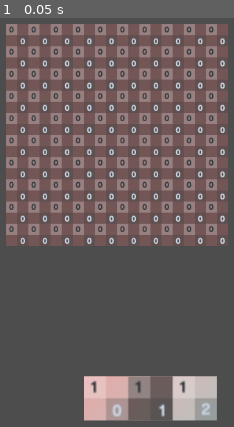
Above: before the commit, frame 1.
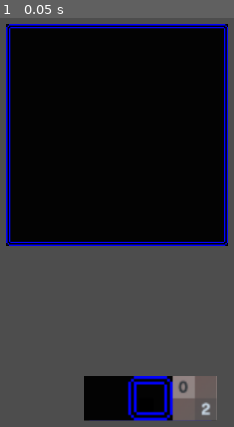
Above: after the commit, the same moment.

Repository: ScottGarryFoster/Game-PacmanInGodot
Game: Godot game, scene res://Scenes/LevelDesigner/LevelDesigner.tscn
Same seed, same stepped clock (60 frames per second), same inputs: the game is played once before the commit and once after it.
Inputs:
- Up to frame 1 (0.05 s): no input

The runs differ from the first frame. In frame 1, 58% of the frame differs, in the area x 2-98%, y 1-99%.

Commit message:
Added ability to paint tiles

Diff:
--- a/Pacman/Scenes/LevelDesigner/DesignerTile/DesignerTile.tscn
+++ b/Pacman/Scenes/LevelDesigner/DesignerTile/DesignerTile.tscn
@@ -2,7 +2,7 @@
 
 [ext_resource type="Script" path="res://Scenes/LevelDesigner/DesignerTile/DesignerTile.gd" id="1_exauk"]
 [ext_resource type="Shader" path="res://Library/Shaders/TileShader.gdshader" id="1_mgbci"]
-[ext_resource type="Texture2D" uid="uid://cvl4o7jfk33w7" path="res://Media/Tilesets/TestTileset copy.png" id="2_gwkkp"]
+[ext_resource type="Texture2D" uid="uid://d3p8hkf7nok8q" path="res://Media/Tilesets/PacmanLevel.png" id="3_7ie5w"]
 
 [sub_resource type="ShaderMaterial" id="ShaderMaterial_xwp36"]
 resource_local_to_scene = true
@@ -22,7 +22,7 @@
 offset_right = 40.0
 offset_bottom = 40.0
 mouse_filter = 0
-texture = ExtResource("2_gwkkp")
+texture = ExtResource("3_7ie5w")
 
 [node name="CollisionShape2D" type="CollisionShape2D" parent="."]
 position = Vector2(160, 160)
--- a/Pacman/Scenes/LevelDesigner/LevelArea/LevelArea.gd
+++ b/Pacman/Scenes/LevelDesigner/LevelArea/LevelArea.gd
@@ -23,6 +23,9 @@
 
 ## Stores all tiles in the chooser.
 var SelectableTileCollection = []
+
+## Stores the selected values as what is painted does match what is seen
+var PaintedValues = []
 
 # Called when the node enters the scene tree for the first time.
 func _ready() -> void:
@@ -49,6 +52,7 @@
 		for x in range(GridSize.x):
 			var currentTile = DesignerTileScene.instantiate()
 			SelectableTileCollection.append(currentTile)
+			PaintedValues.append(Vector2i(0, 0))
 
 			# Move to correct position
 			currentTile.position = currentLocation;
@@ -71,6 +75,8 @@
 		# end for x
 		currentLocation.x = StartLocation.x
 		currentLocation.y += PixelSizeForEachTile.y
+
+	RunAllRules()
 	pass
 
 func OnTileSelected(contextToUs: Vector2i, shaderTile: Vector2i):
@@ -88,6 +94,153 @@
 	if tilePosition.y > GridSize.y - 1:
 		return false
 
-	var indexOfPosition : int = tilePosition.y * GridSize.x + tilePosition.x;
-	SelectableTileCollection[indexOfPosition].SetTile(shaderTile)
+	var indexOfPosition : int = GetIndexFromPosition(tilePosition)
+	PaintedValues[indexOfPosition] = shaderTile;
+	RunAllRules()
 	return true
+
+func GetIndexFromPosition(position: Vector2i) -> int:
+	return position.y * GridSize.x + position.x;
+
+func RunAllRules():
+	for y in range(GridSize.y):
+		for x in range(GridSize.x):
+			var topLeft = Vector2i(-1, -1)
+			var top = Vector2i(-1, -1)
+			var topRight = Vector2i(-1, -1)
+
+			var left = Vector2i(-1, -1)
+			var tile = Vector2i(-1, -1)
+			var right = Vector2i(-1, -1)
+
+			var bottomLeft = Vector2i(-1, -1)
+			var bottom = Vector2i(-1, -1)
+			var bottomRight = Vector2i(-1, -1)
+
+			var tilePosition = Vector2i(x , y)
+			var indexOfPosition : int = GetIndexFromPosition(tilePosition)
+			tile = PaintedValues[indexOfPosition]
+
+			# --- Left ---
+
+			if x > 0 && y > 0:
+				# Tile is not on top left or top edge - set Top Left
+				var tlPosition = Vector2i(x - 1, y - 1)
+				var tlIndex : int = GetIndexFromPosition(tlPosition)
+				topLeft = PaintedValues[tlIndex]
+
+			if x > 0:
+				# Tile is not on top left edge - set Left
+				var lPosition = Vector2i(x - 1, y)
+				var lIndex : int = GetIndexFromPosition(lPosition)
+				left = PaintedValues[lIndex]
+
+			if x > 0 && y + 1 < GridSize.y:
+				# Tile is not on top left or bottom edge - set Bottom Left
+				var blPosition = Vector2i(x - 1, y + 1)
+				var blIndex : int = GetIndexFromPosition(blPosition)
+				bottomLeft = PaintedValues[blIndex]
+
+			# --- Middle ---
+
+			if y > 0:
+				# Tile is not on top edge - set top
+				var tPosition = Vector2i(x, y - 1)
+				var tIndex : int = GetIndexFromPosition(tPosition)
+				top = PaintedValues[tIndex]
+
+			if y + 1 < GridSize.y:
+				# Tile is not on bottom edge - set bottom
+				var bPosition = Vector2i(x, y + 1)
+				var bIndex : int = GetIndexFromPosition(bPosition)
+				bottom = PaintedValues[bIndex]
+
+
+			# --- Right ---
+
+			if x + 1 < GridSize.x && y > 0:
+				# Tile is not on top right or top edge - set Top Right
+				var trPosition = Vector2i(x + 1, y - 1)
+				var trIndex : int = GetIndexFromPosition(trPosition)
+				topRight = PaintedValues[trIndex]
+
+			if x + 1 < GridSize.x:
+				# Tile is not on top right edge - set Right
+				var rPosition = Vector2i(x + 1, y)
+				var rIndex : int = GetIndexFromPosition(rPosition)
+				right = PaintedValues[rIndex]
+
+			if x + 1 < GridSize.x && y + 1 < GridSize.y:
+				# Tile is not on top right or bottom edge - set Bottom Right
+				var brPosition = Vector2i(x + 1, y + 1)
+				var brIndex : int = GetIndexFromPosition(brPosition)
+				bottomRight = PaintedValues[brIndex]
+
+			# Now values are gathered run the rule:
+			var result : Vector2i = RunRule(topLeft, top, topRight, left, tile, right, bottomLeft, bottom, bottomRight)
+			SelectableTileCollection[indexOfPosition].SetTile(result)
+	pass
+
+
+func RunRule(
+	tl: Vector2i, t: Vector2i, tr: Vector2i,
+	l: Vector2i, tile: Vector2i, r: Vector2i,
+	bl: Vector2i, b: Vector2i, br: Vector2i
+	) -> Vector2i:
+
+	if tile.x == 0 && tile.y == 0:
+		if l.x == -1 && l.y == -1:
+			if t.x == -1 && t.y == -1:
+				return Vector2i(0, 1)
+			if b.x == -1 && b.y == -1:
+				return Vector2i(0, 3)
+			return Vector2i(0, 2)
+
+		if r.x == -1 && r.y == -1:
+			if t.x == -1 && t.y == -1:
+				return Vector2i(2, 1)
+			if b.x == -1 && b.y == -1:
+				return Vector2i(2, 3)
+			return Vector2i(2, 2)
+
+		if b.x == -1 && b.y == -1:
+			return Vector2i(1, 3)
+
+		if t.x == -1 && t.y == -1:
+			return Vector2i(1, 1)
+
+		return Vector2i(1, 2)
+
+	if tile.x == 1 && tile.y == 0:
+		if t.x == -1 && t.y == -1:
+			if l.x == -1 && l.y == -1:
+				# In top left corner
+				if r.x == 0 && r.y == 0 && b.x == 0 && b.y == 0:
+					return Vector2i(5, 3)
+				if b.x == 0 && b.y == 0:
+					return Vector2i(3, 3)
+
+			if r.x == -1 && r.y == -1:
+				# In top right corner
+				if b.x == 0 && b.y == 0 && l.x == 0 && l.y == 0:
+					return Vector2i(6, 3)
+				if b.x == 0 && b.y == 0:
+					return Vector2i(4, 3)
+
+			if l.x == 0 && l.y == 0 && r.x == 0 && r.y == 0:
+				return Vector2i(3, 2)
+			# Same to Right. Blank to Left
+			if r.x == 1 && r.y == 0 && l.x == 0 && l.y == 0:
+				return Vector2i(4, 2)
+			# Same LR
+			if r.x == 1 && r.y == 0 && l.x == 1 && l.y == 0:
+				return Vector2i(5, 2)
+			# Same to Left. Blank to Right
+			if l.x == 1 && l.y == 0 && r.x == 0 && r.y == 0:
+				return Vector2i(6, 2)
+
+		# Default to black if we cannot figure it out
+		return RunRule(tl, t, tr, l, Vector2i(0 , 0), r, bl, b, br)
+
+	# Literal default to black
+	return Vector2i(0, 0)
--- a/Pacman/Scenes/LevelDesigner/LevelDesigner.gd
+++ b/Pacman/Scenes/LevelDesigner/LevelDesigner.gd
@@ -20,18 +20,18 @@
 	# Setup Selected Tile
 	$SelectedTile.visible = false
 	SelectedTile = Vector2i(-1, -1)
-	pass # Replace with function body.
+	return
 
 # Called every frame. 'delta' is the elapsed time since the previous frame.
 func _process(delta: float) -> void:
-	pass
+	return
 
 ## Updates the Selected Tile to the one from the Tile Chooser
 func OnSelectedNewTile(tilePosition: Vector2i):
 	$SelectedTile.SetTile(tilePosition)
 	$SelectedTile.visible = true
 	SelectedTile = tilePosition
-	pass
+	return
 
 ## Called when Level Area has been selected
 func OnSelectedLevelArea(tilePosition: Vector2i):
@@ -42,11 +42,11 @@
 
 	$LevelArea.SetTile(tilePosition, SelectedTile)
 
-	pass
+	return
 
 ## No longer required as sub scenes will be used, kept in this submit as it maybe used in next.
 func SetDesignerTile(tile: Node, location: Vector2i):
 	var DesignerTileScript = preload("res://Scenes/LevelDesigner/DesignerTile/DesignerTile.gd")
 	if tile.get_script() == DesignerTileScript:
 		tile.SetTile(location)
-	pass
+	return
--- a/Pacman/Scenes/LevelDesigner/TileChooser/TileChooser.gd
+++ b/Pacman/Scenes/LevelDesigner/TileChooser/TileChooser.gd
@@ -49,7 +49,7 @@
 		# If we have issues with this, ensure the startup for DesignerTile
 		# does not mess with the Shader or call SetTile.
 		currentTile.CurrentLocationInOuterWorld = Vector2i(i, 0)
-		currentTile.SetTile(Vector2i(i, 1))
+		currentTile.SetTile(Vector2i(i, 0))
 
 		# Hook up the event upon selected
 		if currentTile.has_signal("TileSelected"):
Binary file added: Pacman/Media/Tilesets/PacmanLevel.png
Not shown, added: Pacman/Media/Tilesets/PacmanLevel.png.import
Not shown, added: Assets/LevelTileset copy.png
Not shown, added: Assets/LevelTileset.psd
Not shown, added: Assets/PacmanLevel.png
Not shown, added: Assets/PacmanLevel.psd
